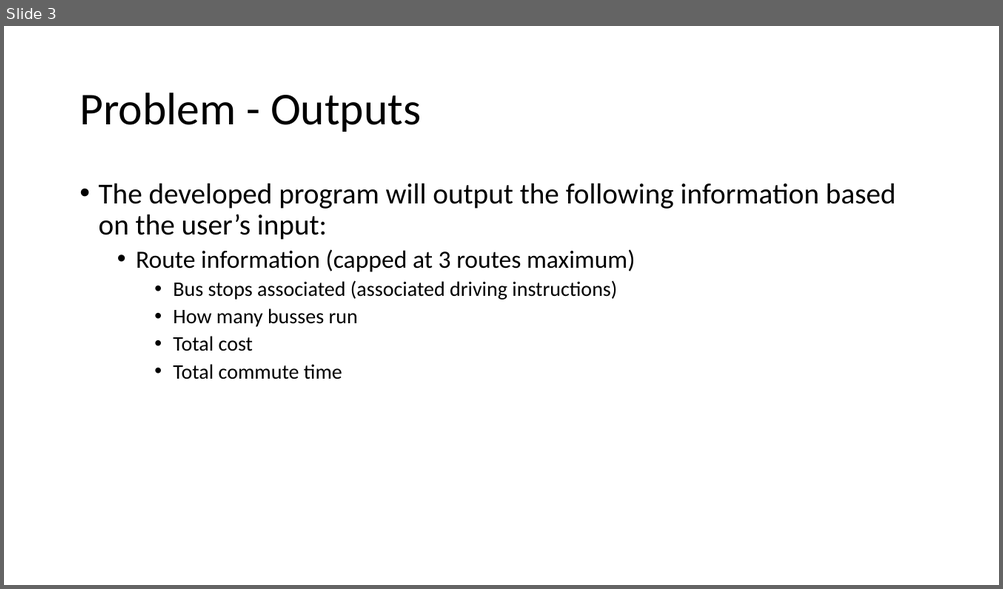
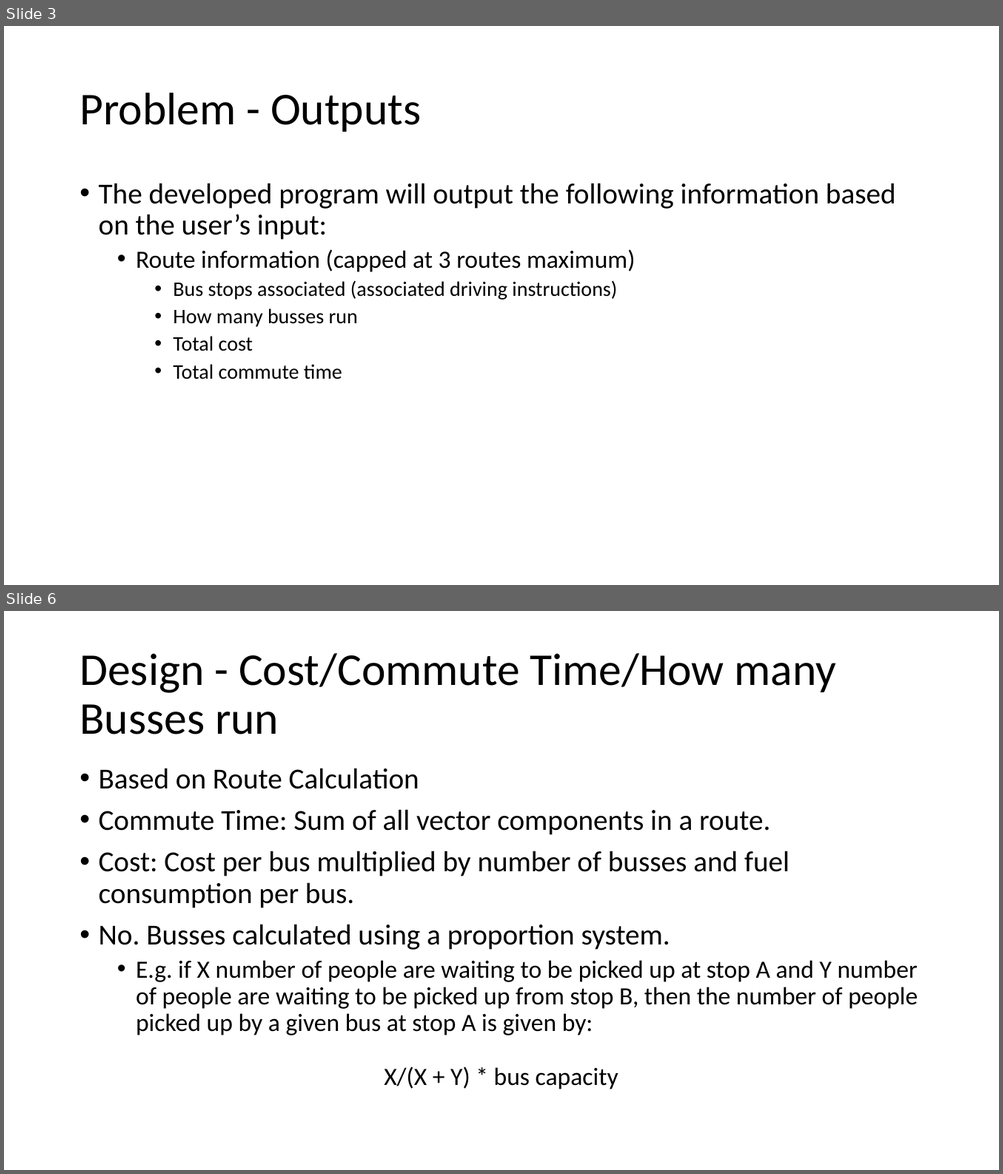
Before and after one commit to danielaguieb/SEC_2018, a slide deck: Too-Bus-Y for this.pptx. Shown one above the other, each under a label of ours: slide 3 before the commit, slides 3 and 6 after it; the slides between them are not shown. The pictures are 1003x589 and 1003x1174 pixels, drawn with LibreOffice and Linux fonts; fonts in the diff are those of the drawing. Boxes give left, top, right and bottom in pixels: in the first picture for what was removed or moved away, otherwise in the second. Text is boxed around its words. In the diff, an @@ line names an element or a change of style, - is before the commit and + after.

```diff
--- a/Too-Bus-Y for this.pptx
+++ b/Too-Bus-Y for this.pptx
@@ slide 6 added at [4, 611, 999, 1170], background #FFFFFF @@
@@ title added at [79, 653, 836, 735], 44 pt, text #000000 @@
+Design - Cost/Commute Time/How many Busses run
@@ text added at [99, 768, 917, 1090], 28 pt, text #000000 @@
+• Based on Route Calculation
+• Commute Time: Sum of all vector components in a route.
+• Cost: Cost per bus multiplied by number of busses and fuel consumption per bus.
+• No. Busses calculated using a proportion system.
+  • E.g. if X number of people are waiting to be picked up at stop A and Y number of people are waiting to be picked up from stop B, then the number of people picked up by a given bus at stop A is given by:
+    X/(X + Y) * bus capacity
```
Also in this commit, not shown: 2 slides changed, 1 other slide added.
